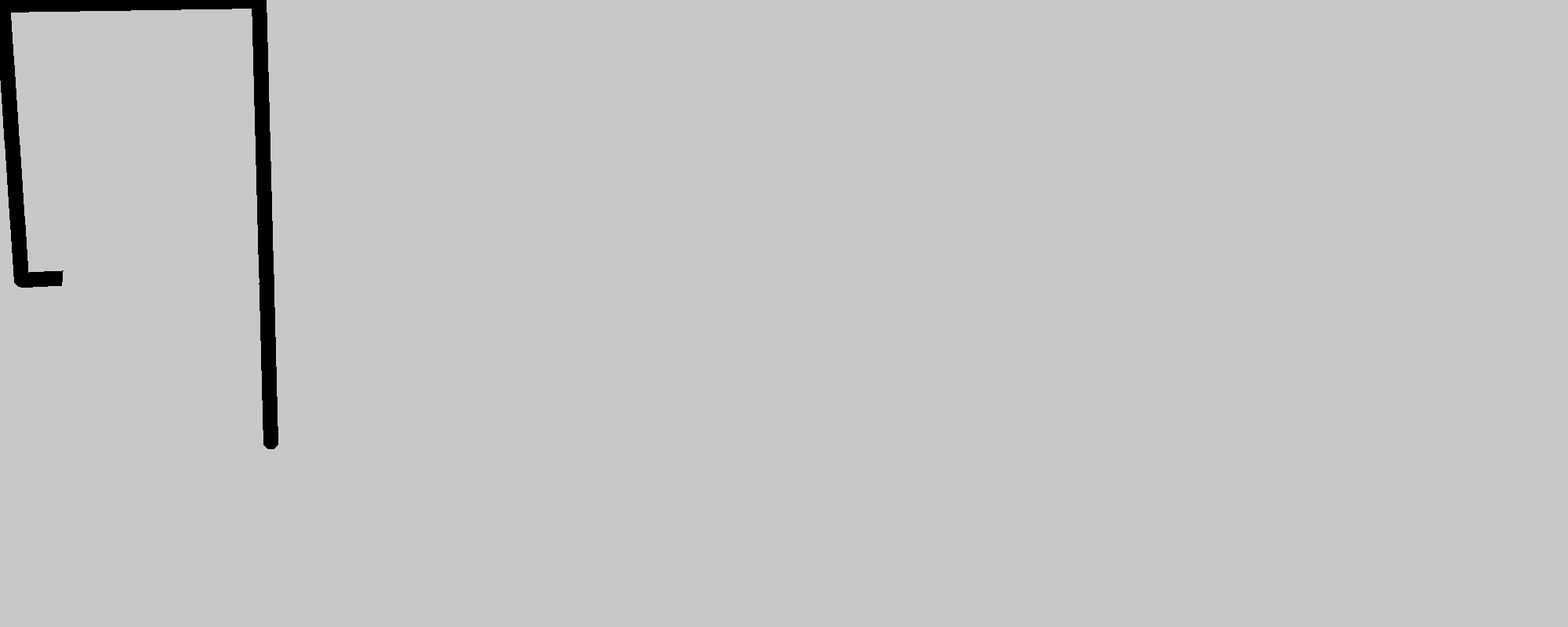
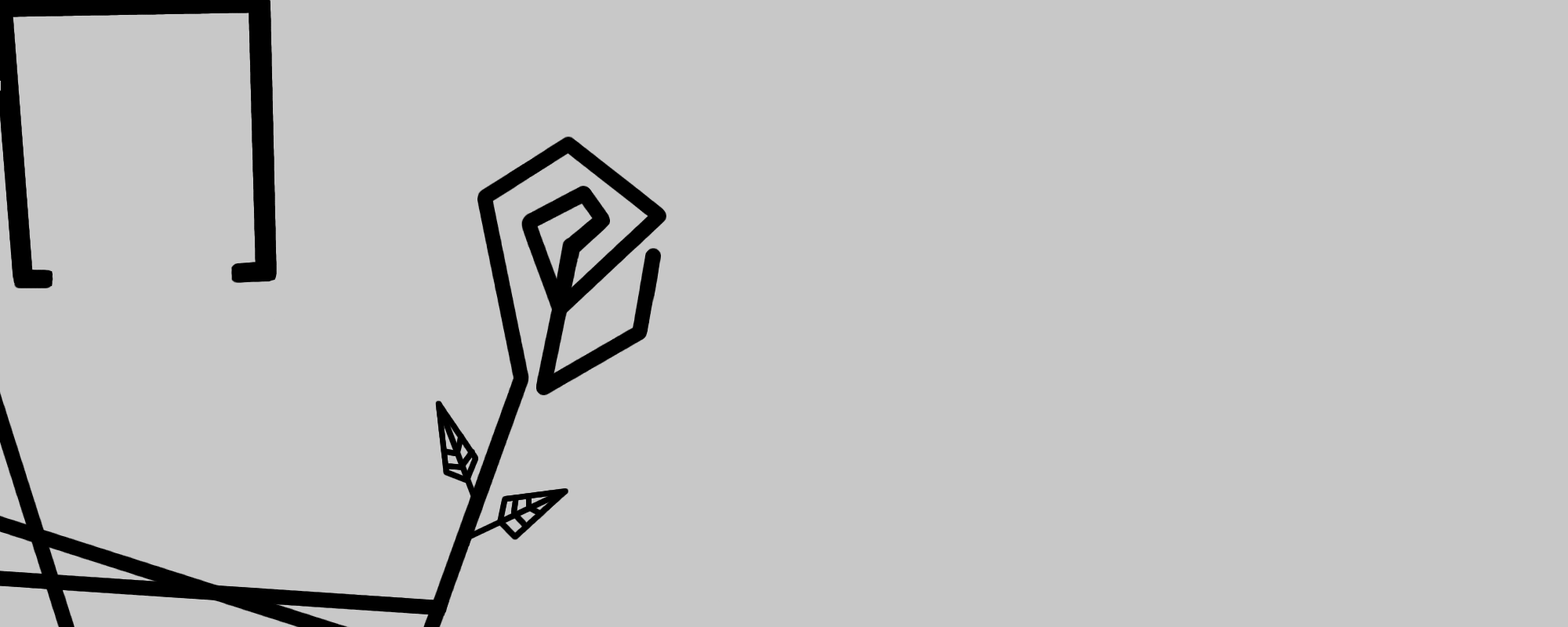
Layer changes from the first 1568 × 627 image to the second:
added layer "New Layer" above "Background" over [435,400,569,541]
painted on "Background" over [0,0,667,627]
